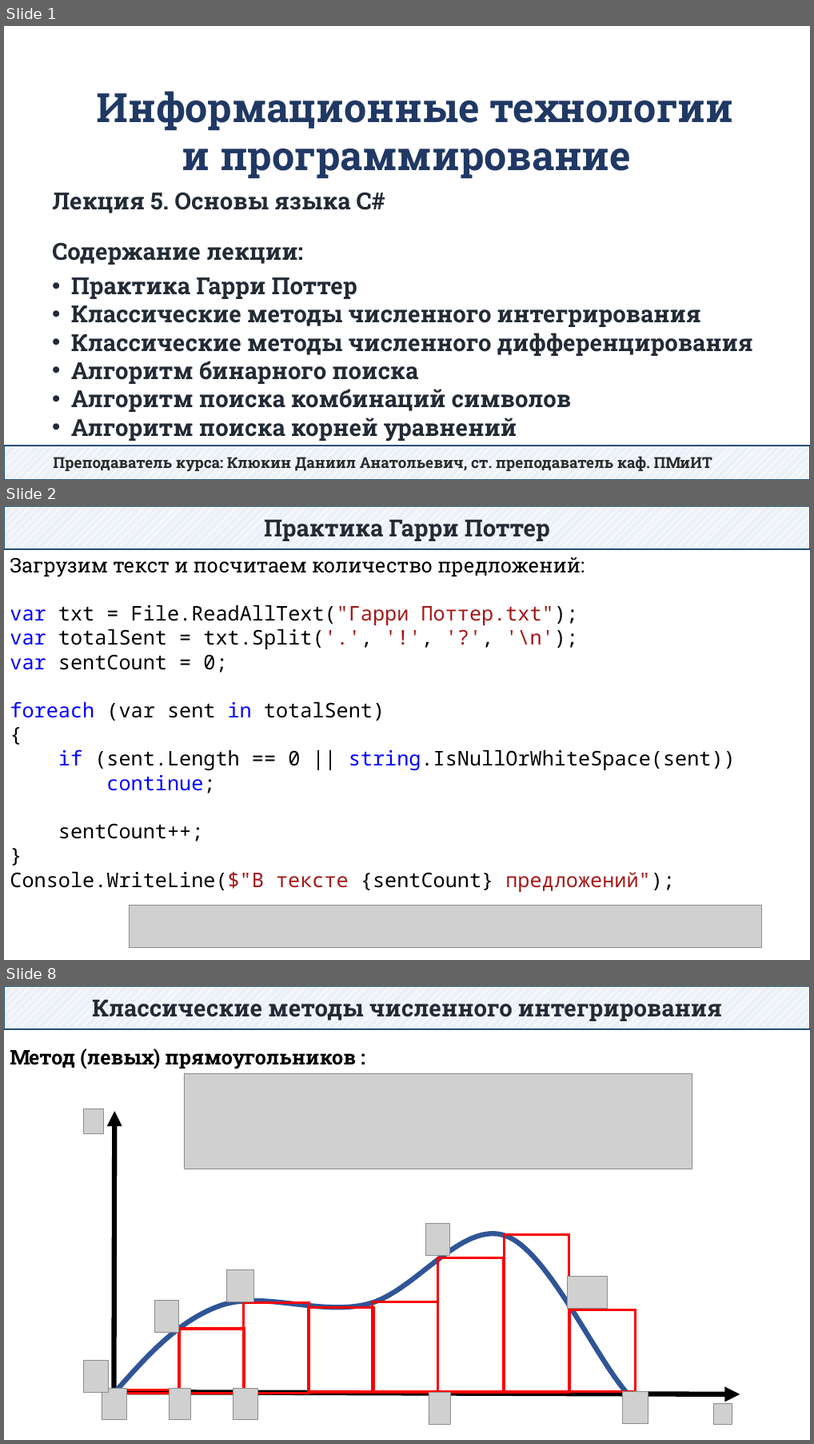
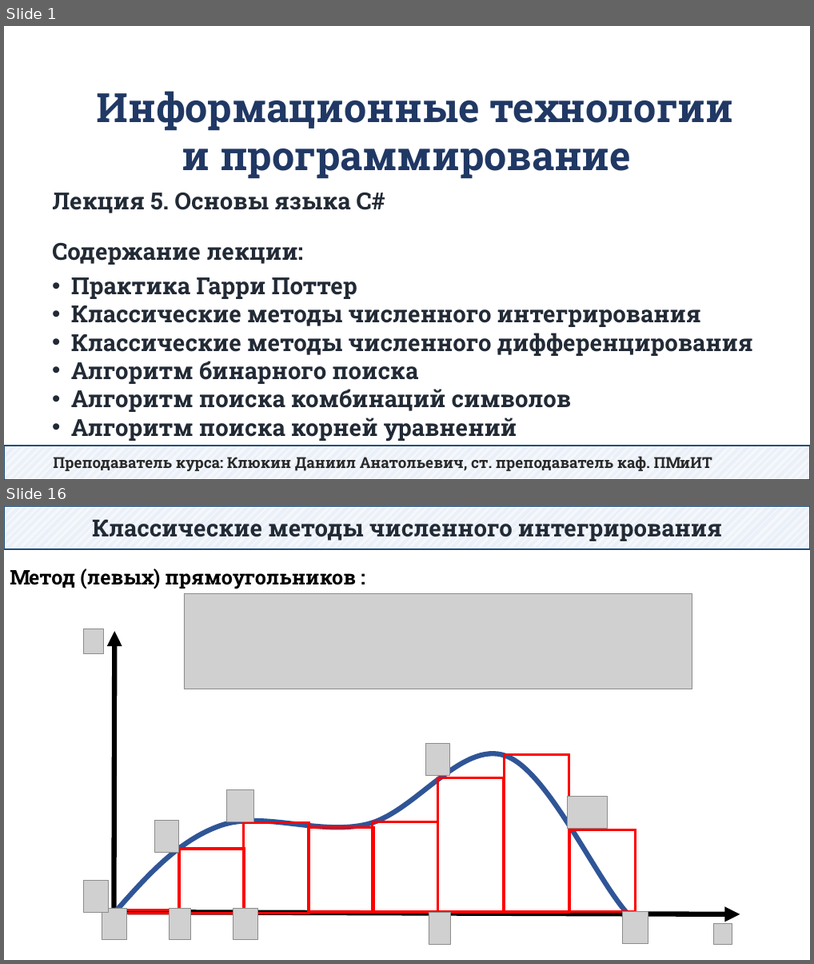
Before and after one commit to DaniilKlyukin/ITiP-1, a slide deck: Лекции/ИТиП лек 5.pptx. Shown one above the other, each under a label of ours: slides 1, 2 and 8 before the commit, slides 1 and 16 after it; the slides between them are not shown. The pictures are 814x1444 and 814x964 pixels, drawn with LibreOffice and Linux fonts; fonts in the diff are those of the drawing; grey boxes stand for pictures. Boxes give left, top, right and bottom in pixels: in the first picture for what was removed or moved away, otherwise in the second. Text is boxed around its words. In the diff, an @@ line names an element or a change of style, - is before the commit and + after.

```diff
--- a/Лекции/ИТиП лек 5.pptx
+++ b/Лекции/ИТиП лек 5.pptx
@@ slide 2 removed at [4, 506, 810, 960], background #FFFFFF @@
@@ rectangle removed at [4, 506, 810, 549] @@
-Практика Гарри Поттер
@@ text removed at [10, 557, 736, 892] @@
-Загрузим текст и посчитаем количество предложений:
-var txt = File.ReadAllText("Гарри Поттер.txt");
-var totalSent = txt.Split('.', '!', '?', '\n');
-var sentCount = 0;
-foreach (var sent in totalSent)
-{
-if (sent.Length == 0 || string.IsNullOrWhiteSpace(sent))
-continue;
-sentCount++;
-}
-Console.WriteLine($"В тексте {sentCount} предложений");
@@ picture removed at [130, 905, 762, 948] @@
@@ what was slide 8 is now slide 16 @@
```
Also in this commit, not shown: 2 slides changed, 12 slides added, 3 other slides removed, 12 other files.
